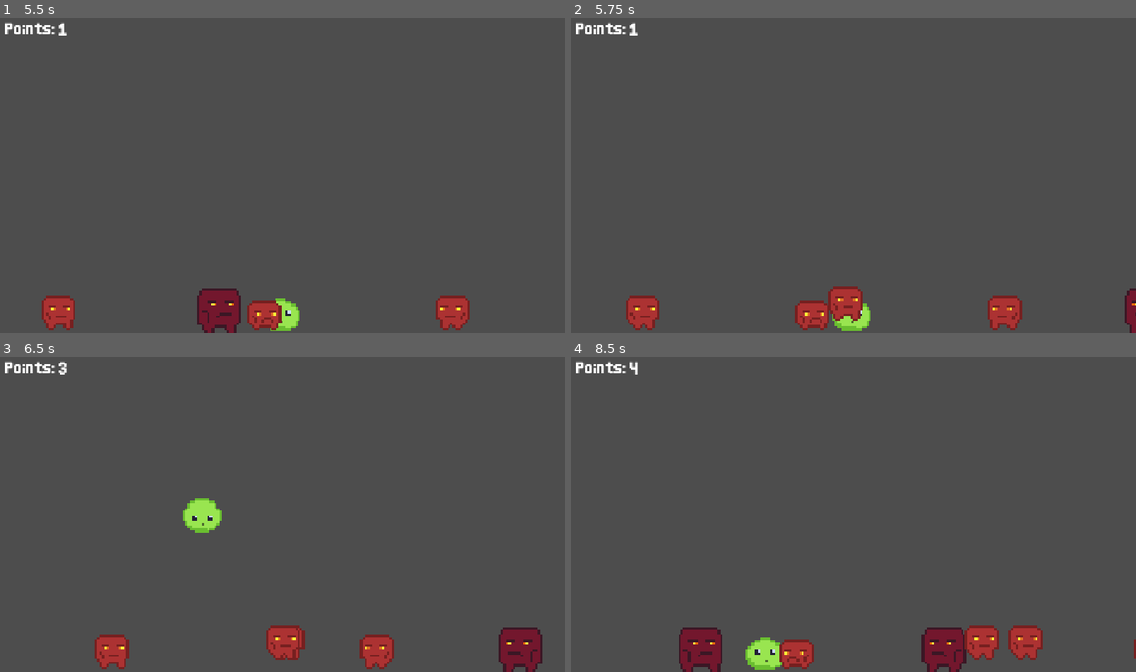
Above: before the commit, frames 1-4 (two rows, left to right).
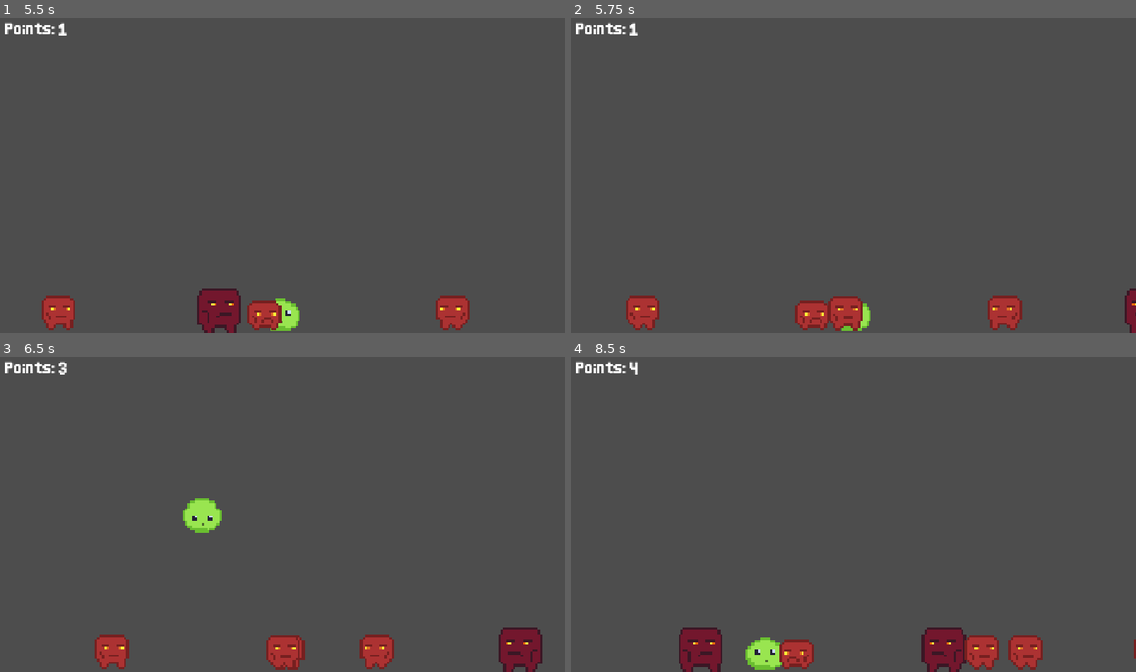
Above: after the commit, the same moments.

Repository: gnampfkuchen-oss/King-of-Blob
Game: Godot game, scene res://Scenes/main.tscn
Two runs of this game, one before a commit and one after it. Both use one fixed random seed, a clock stepped at 60 frames per second and the inputs below.
Inputs:
- Up to frame 1 (5.5 s): hold Right (right) 0.53-2.03 s; hold Left (left) 2.03-2.78 s; hold Right (right) 2.78-4.28 s; hold Left (left) 4.28-5.03 s; hold Right (right) from 5.03 s (still down)
- Up to frame 2 (5.75 s): keep holding Right (right)
- Up to frame 3 (6.5 s): release Right (right) at 5.78 s; hold Left (left) from 5.78 s (still down)
- Up to frame 4 (8.5 s): release Left (left) at 7.28 s; hold Right (right) from 7.28 s (still down)

Frame 1 is identical in both runs. In frame 2, 0.5% of the frame differs, in the area x 45-52%, y 85-100%; in frame 3, 0.6%; in frame 4, 1.0%, in the area x 69-84%, y 85-100%.

Commit message:
Added

Diff:
--- a/new-game-project/Scripts/enemy_3_L.gd
+++ b/new-game-project/Scripts/enemy_3_L.gd
@@ -24,10 +24,10 @@
 		speed = 0
 		await get_tree().create_timer(0.3).timeout
 		var instanz1 = szene.instantiate()
-		instanz1.global_position = global_position
+		instanz1.global_position = Vector2(global_position.x, global_position.y + 20)
 		get_parent().call_deferred("add_child", instanz1)
 
 		var instanz2 = szene.instantiate()
-		instanz2.global_position = global_position
+		instanz2.global_position = Vector2(global_position.x, global_position.y + 20)
 		get_parent().call_deferred("add_child", instanz2)
 		queue_free()
--- a/new-game-project/Scripts/enemy_3_R.gd
+++ b/new-game-project/Scripts/enemy_3_R.gd
@@ -26,10 +26,10 @@
 		await get_tree().create_timer(0.3).timeout
 
 		var instanz1 = szene.instantiate()
-		instanz1.global_position = global_position
+		instanz1.global_position = Vector2(global_position.x, global_position.y + 20)
 		get_parent().call_deferred("add_child", instanz1)
 
 		var instanz2 = szene.instantiate()
-		instanz2.global_position = global_position
+		instanz2.global_position = Vector2(global_position.x, global_position.y + 20)
 		get_parent().call_deferred("add_child", instanz2)
 		queue_free()
